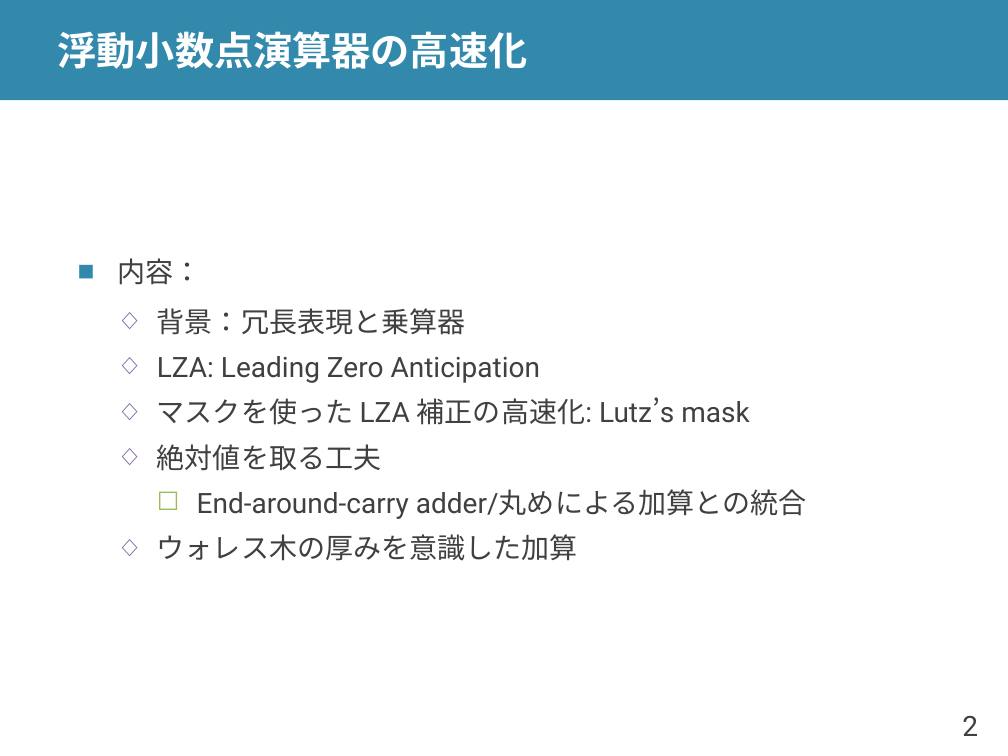
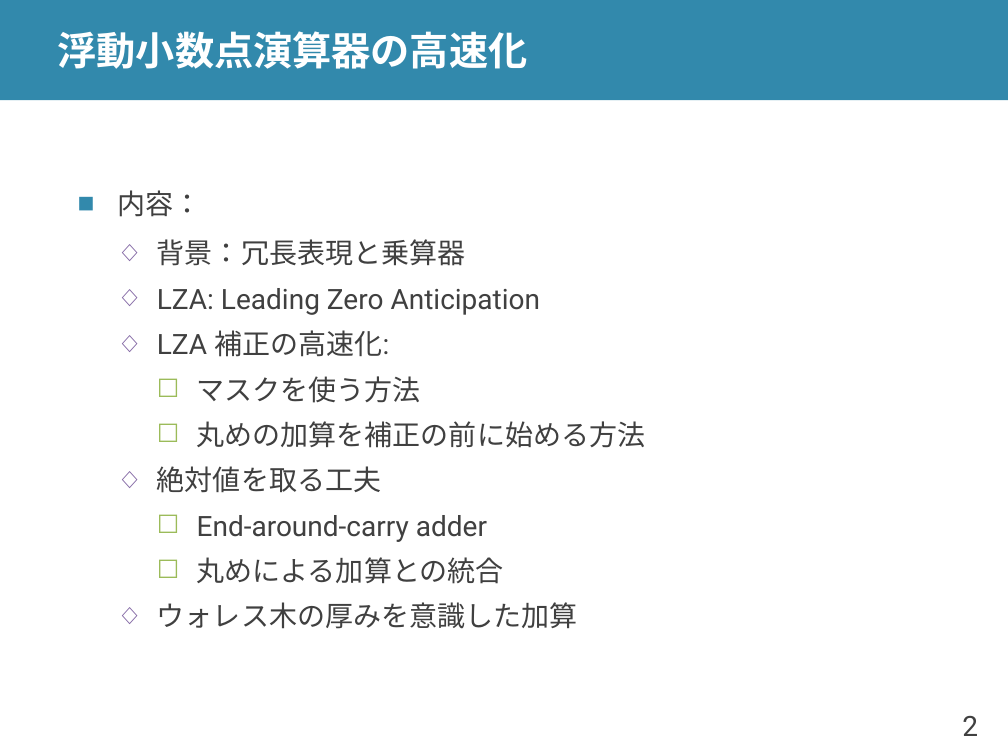
Before and after one commit to shioyadan/advanced-computer-organization, a slide deck: slide 2 of aco-shioya-appendix-fpu.pptx. Drawn at 1008x756 pixels with LibreOffice and Linux fonts; fonts in the diff are those of the drawing. Boxes give left, top, right and bottom in pixels: in the first picture for what was removed or moved away, otherwise in the second. Text is boxed around its words. In the diff, an @@ line names an element or a change of style, - is before the commit and + after.

Commit message:
FMA の丸めについて加筆中

```diff
--- a/aco-shioya-appendix-fpu.pptx
+++ b/aco-shioya-appendix-fpu.pptx
@@ text at [157, 330, 646, 448]: text changed @@
-  ◇ マスクを使った LZA 補正の高速化: Lutz’s mask
+  ◇ LZA 補正の高速化:
+    ☐ マスクを使う方法
+    ☐ 丸めの加算を補正の前に始める方法
@@ text at [197, 515, 504, 584]: text changed @@
-    ☐ End-around-carry adder/丸めによる加算との統合
+    ☐ End-around-carry adder
+    ☐ 丸めによる加算との統合
```
Also in this commit, not shown: 4 other slides changed, 6 slides added.
